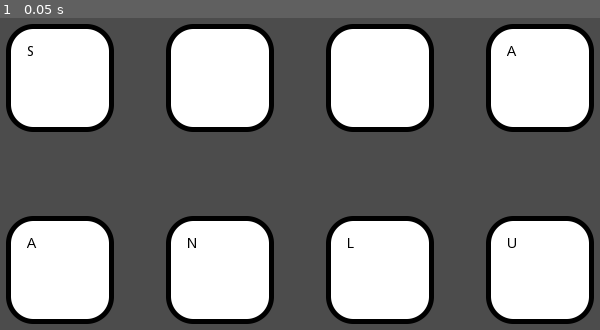
Above: before the commit, frame 1.
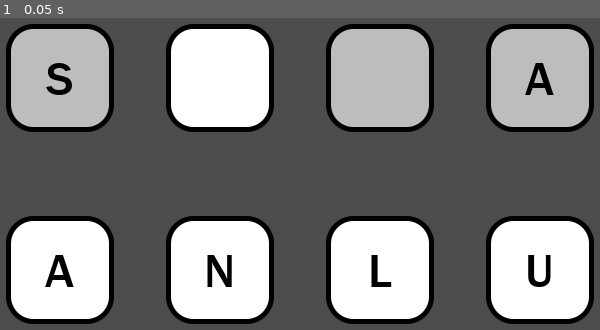
Above: after the commit, the same moment.

Repository: Tuizku/AisticoGamePrototypes
Game: Godot game, scene res://srv/game.tscn
The game is run twice, just before and just after one commit, with the same random seed, the same clock (stepped at 60 frames per second) and the same inputs.
Inputs:
- Up to frame 1 (0.05 s): no input

The runs differ from the first frame. In frame 1, 16% of the frame differs, in the area x 1-99%, y 3-87%.

Commit message:
fontti ja väriefekti sanalle
(lisättävä kirjain kohta vaaleampi)

Diff:
--- a/Sanapeli v.0.2/srv/char_box.tscn
+++ b/Sanapeli v.0.2/srv/char_box.tscn
@@ -1,6 +1,7 @@
-[gd_scene load_steps=2 format=2]
+[gd_scene load_steps=3 format=2]
 
 [ext_resource path="res://sprites/char_box.png" type="Texture" id=1]
+[ext_resource path="res://srv/font.tres" type="DynamicFont" id=2]
 
 [node name="Char Box 1" type="TextureRect"]
 anchor_right = 1.0
@@ -12,6 +13,8 @@
 [node name="Text" type="RichTextLabel" parent="."]
 modulate = Color( 0, 0, 0, 1 )
 anchor_left = 0.2
-anchor_top = 0.2
+anchor_top = 0.25
 anchor_right = 0.8
 anchor_bottom = 0.8
+custom_fonts/normal_font = ExtResource( 2 )
+bbcode_enabled = true
--- a/Sanapeli v.0.2/srv/control_boxes.gd
+++ b/Sanapeli v.0.2/srv/control_boxes.gd
@@ -9,15 +9,20 @@
 		boxes.append(get_child(i))
 		boxTexts.append(boxes[i].get_child(0))
 		originalPoses.append(boxes[i].rect_position)
+		#boxTexts[i].bbcode = true
+		boxTexts[i].bbcode_enabled = true
+
+func changeText(_richtext, _str):
+	_richtext.bbcode_text = "[center]" + _str.to_upper()
 
 func _on_Control_hint_created(_hint):
 	for i in len(boxTexts):
-		boxTexts[i].text = _hint[i].to_upper()
+		changeText(boxTexts[i], _hint[i])
 
 
 func _on_Control_chrs_created(_chrs):
 	for i in len(boxTexts):
-		boxTexts[i].text = _chrs[i].to_upper()
+		changeText(boxTexts[i], _chrs[i])
 
 
 func _on_Control_char_box_selected(_box_index):
@@ -33,4 +38,11 @@
 
 
 func _on_Control_char_chosen(_char, _index):
-	boxTexts[_index].text = _char.to_upper()
+	changeText(boxTexts[_index], _char)
+
+
+func _on_Control_editing_char_selected(_index):
+	for i in len(boxes):
+		if i == _index:
+			boxes[i].modulate = Color.white
+		else: boxes[i].modulate = Color.gray
--- /dev/null
+++ b/Sanapeli v.0.2/srv/font.tres
@@ -0,0 +1,7 @@
+[gd_resource type="DynamicFont" load_steps=2 format=2]
+
+[ext_resource path="res://framd.ttf" type="DynamicFontData" id=1]
+
+[resource]
+size = 48
+font_data = ExtResource( 1 )
--- a/Sanapeli v.0.2/srv/game.tscn
+++ b/Sanapeli v.0.2/srv/game.tscn
@@ -86,4 +86,5 @@
 [connection signal="char_box_selected" from="." to="Sel Char Boxes" method="_on_Control_char_box_selected"]
 [connection signal="char_chosen" from="." to="Word Char Boxes" method="_on_Control_char_chosen"]
 [connection signal="chrs_created" from="." to="Sel Char Boxes" method="_on_Control_chrs_created"]
+[connection signal="editing_char_selected" from="." to="Word Char Boxes" method="_on_Control_editing_char_selected"]
 [connection signal="hint_created" from="." to="Word Char Boxes" method="_on_Control_hint_created"]
--- a/Sanapeli v.0.2/srv/game_controller.gd
+++ b/Sanapeli v.0.2/srv/game_controller.gd
@@ -15,6 +15,7 @@
 signal hint_created(_hint)
 signal chrs_created(_chrs)
 signal char_box_selected(_box_index)
+signal editing_char_selected(_index)
 signal char_chosen(_char, _index)
 
 
@@ -63,7 +64,9 @@
 	for i in word.length():
 		if word[i] == " ":
 			editingCharIndex = i
+			emit_signal("editing_char_selected", editingCharIndex)
 			return
 	# if word is filled, code gets here
+	emit_signal("editing_char_selected", -1)
 	if word in words: print("correct")
 	else: print("incorrect")
Binary file added: Sanapeli v.0.2/framd.ttf
